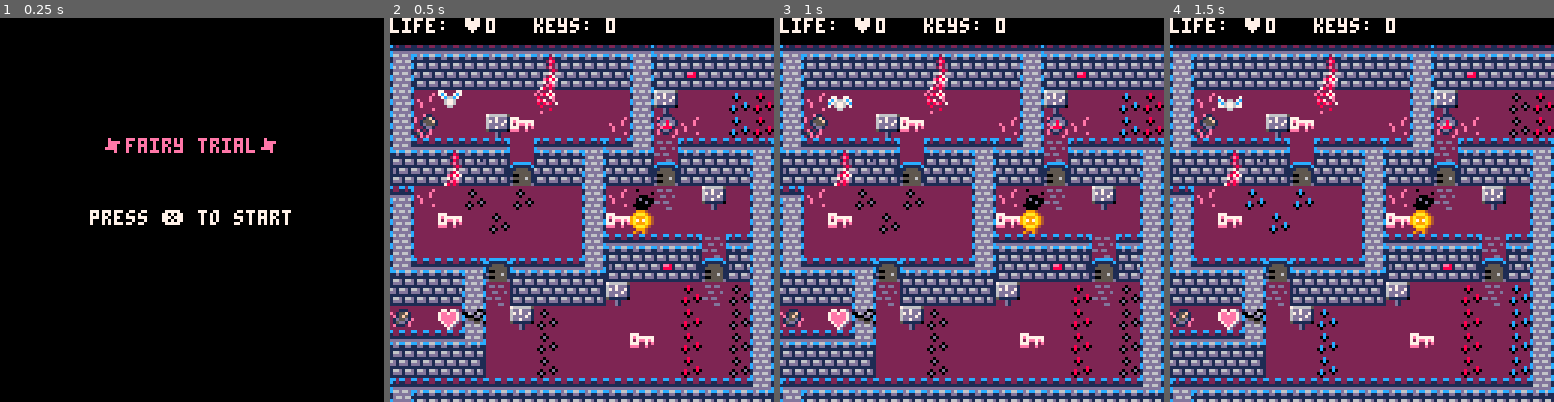
Above: before the commit, frames 1-4 (left to right).
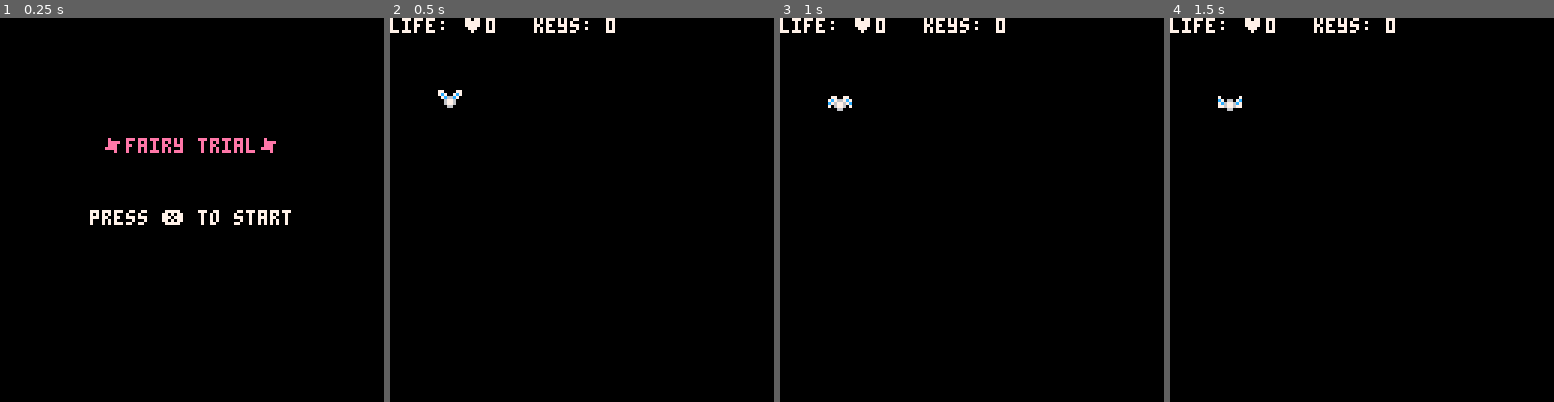
Above: after the commit, the same moments.

Repository: RonzyLady/FairyTrialGame
Game: PICO-8 cartridge fairytrial.p8
Two runs of this game, one before a commit and one after it. Both use one fixed random seed, a clock stepped at 60 frames per second and the inputs below.
Inputs:
- Up to frame 1 (0.25 s): no input
- Up to frame 2 (0.5 s): tap X (X key) at 0.33 s
- Up to frame 3 (1 s): tap O (Z key) at 0.7 s
- Up to frame 4 (1.5 s): tap X (X key) at 1.07 s

Frame 1 is identical in both runs. In frame 2, 91% of the frame differs, in the area x 0-100%, y 7-100%; in frame 3, 91%; in frame 4, 91%.

Commit message:
Update fairytrial.p8

Diff:
--- a/fairytrial.p8
+++ b/fairytrial.p8
@@ -150,7 +150,7 @@
  for x=0,16 do
   for y=1,16 do
    if fog[x][y]==1 then
- --   rectfill(x*8,y*8,8,8,0)
+    rectfill(x*8,y*8,8,8,0)
    end
   end
  end
